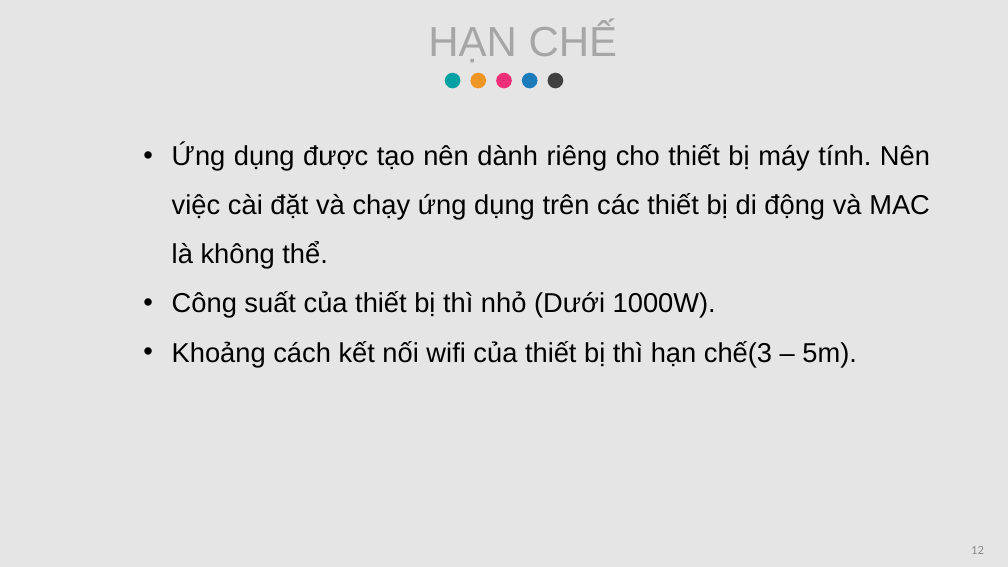
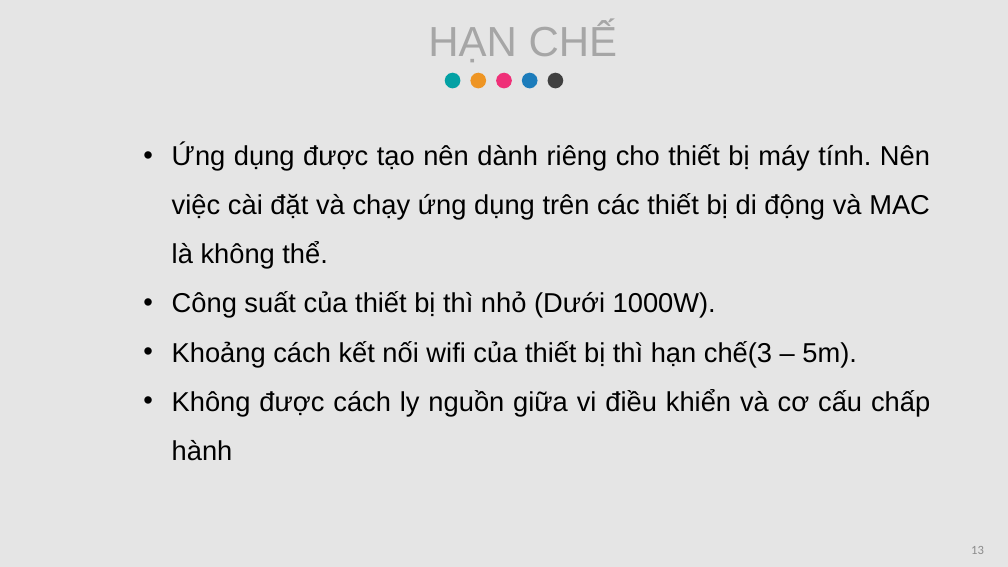
Before and after one commit to ngocphong260899/ThucTapTotNghiep, a slide deck: slide 13 of BaoCao.pptx (slide 12 before the commit). Drawn at 1008x567 pixels with LibreOffice and Linux fonts; fonts in the diff are those of the drawing. Boxes give left, top, right and bottom in pixels: in the first picture for what was removed or moved away, otherwise in the second. Text is boxed around its words. In the diff, an @@ line names an element or a change of style, - is before the commit and + after.

```diff
--- a/BaoCao.pptx
+++ b/BaoCao.pptx
@@ text at <box>172,389,930,461</box>: paragraph added @@
+• Không được cách ly nguồn giữa vi điều khiển và cơ cấu chấp hành
```
Also in this commit, not shown: 8 other slides changed, 1 slide added, 41 other files.
